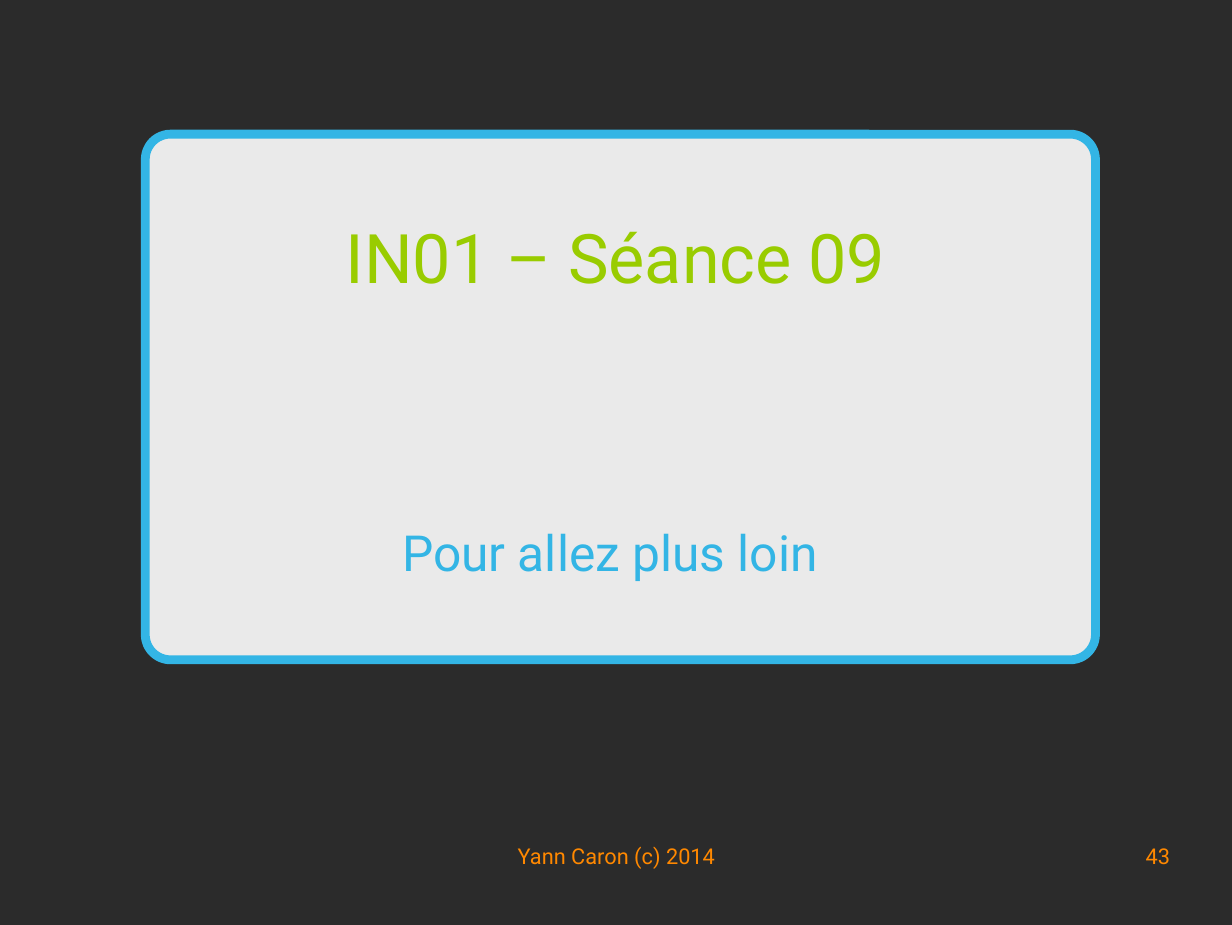
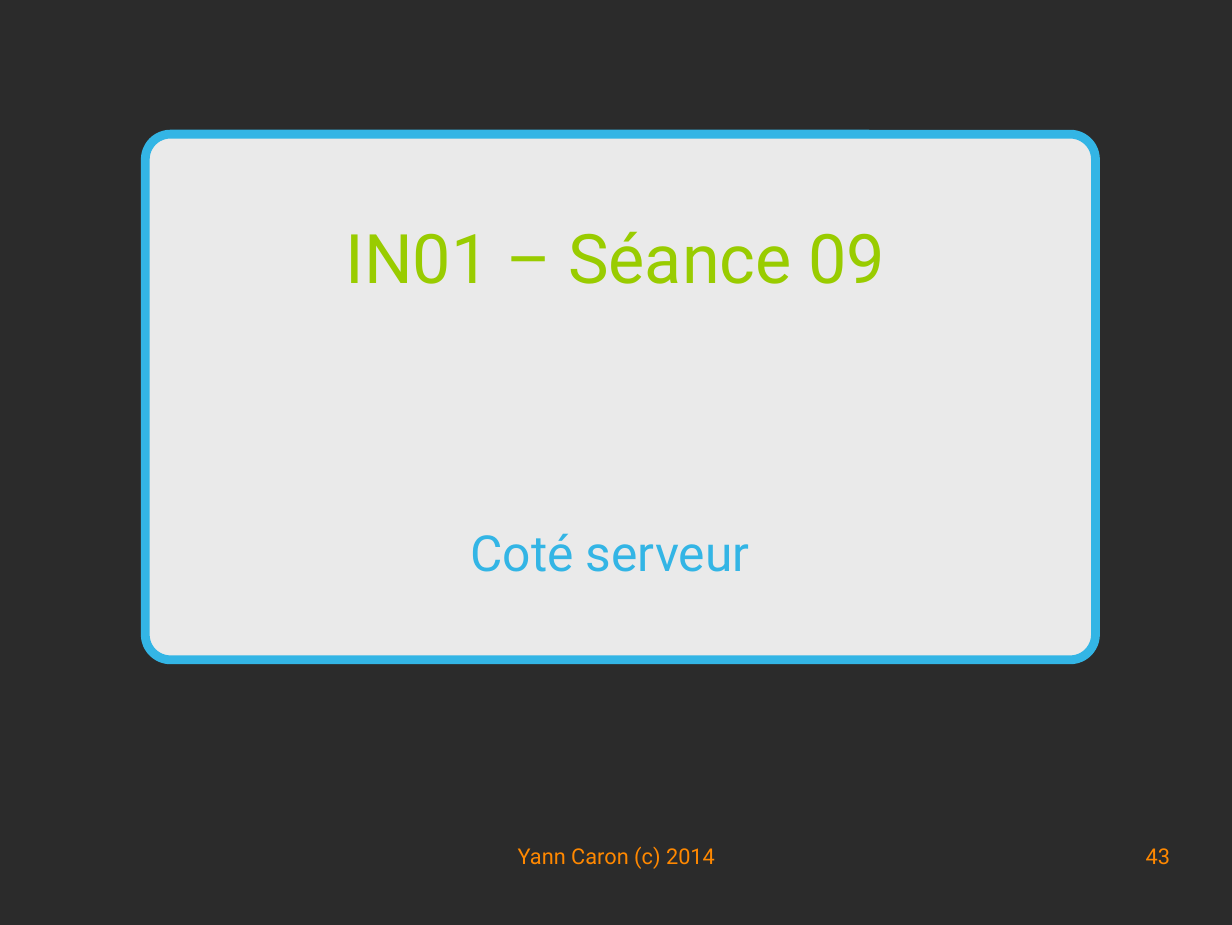
Before and after one commit to YannCaron/Android-ENSG, a slide deck: slide 43 of 09 - WebServices.odp. Drawn at 1232x925 pixels with LibreOffice and Linux fonts; fonts in the diff are those of the drawing; background and template pictures are left out; a plain dark background stands for a picture behind light text. Boxes give left, top, right and bottom in pixels: in the first picture for what was removed or moved away, otherwise in the second. Text is boxed around its words. In the diff, an @@ line names an element or a change of style, - is before the commit and + after.

```diff
--- a/09 - WebServices.odp
+++ b/09 - WebServices.odp
@@ subtitle at bbox=[470, 533, 749, 572]: text changed @@
-Pour allez plus loin
+Coté serveur
```
Also in this commit, not shown: 10 other slides changed, 2 slides added, 1 slide removed, 15 other files.
